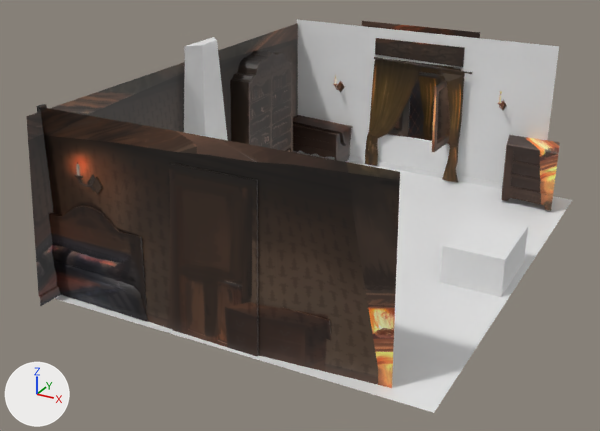
The Blender file sourceData/mainRoom.blend: old version first, new version second.
Camera for both pictures: a camera (50 mm lens) standing at (13.2, -24.7, 12.9) and looking at (0.4, -1.4, 1.2). Arrows for +X, +Y and +Z are at lower left; the lights stay in place.

The older version as bpy lines, for what is in view:
```python
me_cube_002 = bpy.data.meshes.new('Cube.002')
me_cube_002.from_pydata(...)  # 430 vertices, 363 faces; spans x -1.8..22.5, y -1.0..1.0, z -0.3..1.2
# faces by material slot: [264, 99]
me_cube_002.materials.append(mat_screen)  # white #e7e7e7
me_cube_002.materials.append(mat_bgright)
me_cube_016 = bpy.data.meshes.new('Cube.016')
me_cube_016.from_pydata(...)  # 410 vertices, 397 faces; spans x -2.846..-2.478, y -7.996..-7.395, z 3.795..4.712
me_cube_016.materials.append(mat_bgright)
me_cube_020 = bpy.data.meshes.new('Cube.020')
me_cube_020.from_pydata(...)  # 346 vertices, 333 faces; spans x -0.167..0.284, y -0.496..0.055, z -0.292..0.656
me_cube_020.materials.append(mat_bgright)
me_cube_021 = bpy.data.meshes.new('Cube.021')
me_cube_021.from_pydata(...)  # 442 vertices, 429 faces; spans x -0.106..0.189, y -0.547..0.046, z -0.232..0.793
me_cube_021.materials.append(mat_bgright)
me_plane_006 = bpy.data.meshes.new('Plane.006')
me_plane_006.from_pydata(...)  # 70 vertices, 59 faces; spans x -0.63..1.77, y -1.11..0.51, z -2.21..0.15
me_plane_006.materials.append(mat_bgright)
ob_cube_002 = bpy.data.objects.new('Cube.002', me_cube_002)
ob_cube_002.location = (0.95, 7.66, 1.14)
ob_cube_002.rotation_euler = (0.0, 0.0, -1.573)  # degrees (0, 0, -90)
ob_cube_002.scale = (-0.0728, 5.69, 3.99)
ob_cube_009 = bpy.data.objects.new('Cube.009', me_cube_016)
ob_cube_009.location = (0.0, 0.0, 0.0)
ob_cube_018 = bpy.data.objects.new('Cube.018', me_cube_020)
ob_cube_018.location = (-2.59, 7.58, 3.38)
ob_cube_018.scale = (0.903, 0.903, 0.903)
ob_cube_021 = bpy.data.objects.new('Cube.021', me_cube_021)
ob_cube_021.location = (4.71, 7.54, 3.54)
ob_cube_021.scale = (0.903, 0.903, 0.903)
ob_plane_005 = bpy.data.objects.new('Plane.005', me_plane_006)
ob_plane_005.location = (5.66, 7.08, 2.32)
# also in view: 'Cube.011' at (-4.7, -4.7, 3.0); 'Plane.004' at (0.0, 7.4, 2.5); 'Cube.006' at (6.6, 0.0, 0.5); 'Cube.020' at (-4.3, 3.8, 2.8); 'Cube.005' at (-4.2, -0.1, 4.4)
```
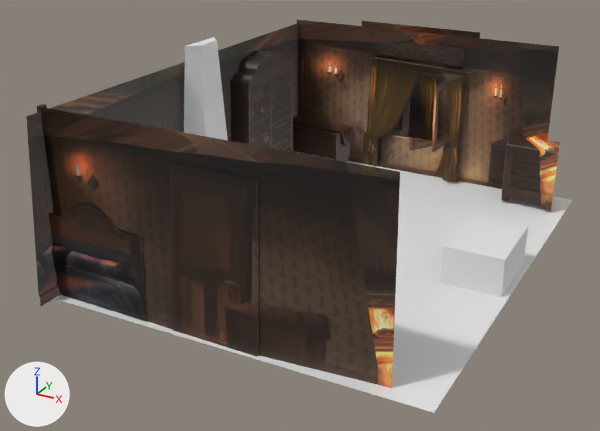
Where the change shows, as pixel boxes (x1, y1, x2, y2) in the pictures (600 x 431 px):
'Cube.018', moved: before (334, 75, 344, 93); after (333, 66, 345, 82)
'Cube.021', moved: before (498, 91, 507, 110); after (498, 85, 507, 105)
'Cube.009', moved (not visible afterwards): before (92, 177, 103, 195)
part 1 of me_cube_002, recoloured: (297, 20, 559, 189) in both

The change, as a diff of the scene's bpy script:
```diff
--- a/sourceData/mainRoom.blend.py
+++ b/sourceData/mainRoom.blend.py
@@ me_cube_002 @@
 me_cube_002.from_pydata(...)  # 430 vertices, 363 faces; spans x -1.8..22.5, y -1.0..1.0, z -0.3..1.2
 # used by ob_cube_002; location = (0.95, 7.66, 1.14); rotation_euler = (0.0, 0.0, -1.573), in degrees (0, 0, -90); scale = (-0.0728, 5.69, 3.99)
+# me_cube_002 part 1: all 264 faces that had it switch from mat_screen (white #e7e7e7) to mat_bgright
@@ ob_cube_018 @@
 ob_cube_018 = bpy.data.objects.new('Cube.018', me_cube_020)
-ob_cube_018.location = (-2.59, 7.58, 3.38)
+ob_cube_018.location = (-2.59, 7.58, 3.84)
 ob_cube_018.scale = (0.903, 0.903, 0.903)
@@ ob_cube_021 @@
 ob_cube_021 = bpy.data.objects.new('Cube.021', me_cube_021)
-ob_cube_021.location = (4.71, 7.54, 3.54)
+ob_cube_021.location = (4.71, 7.54, 3.78)
 ob_cube_021.scale = (0.903, 0.903, 0.903)
@@ ob_cube_009 @@
 ob_cube_009 = bpy.data.objects.new('Cube.009', me_cube_016)
-ob_cube_009.location = (0.0, 0.0, 0.0)
+ob_cube_009.location = (-0.09, 0.08, 0.03)
```
